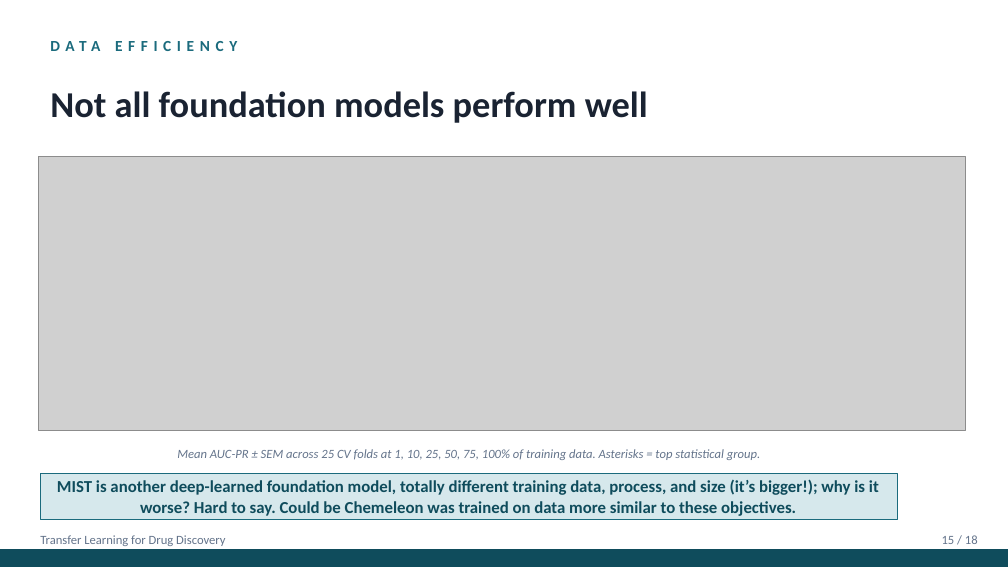
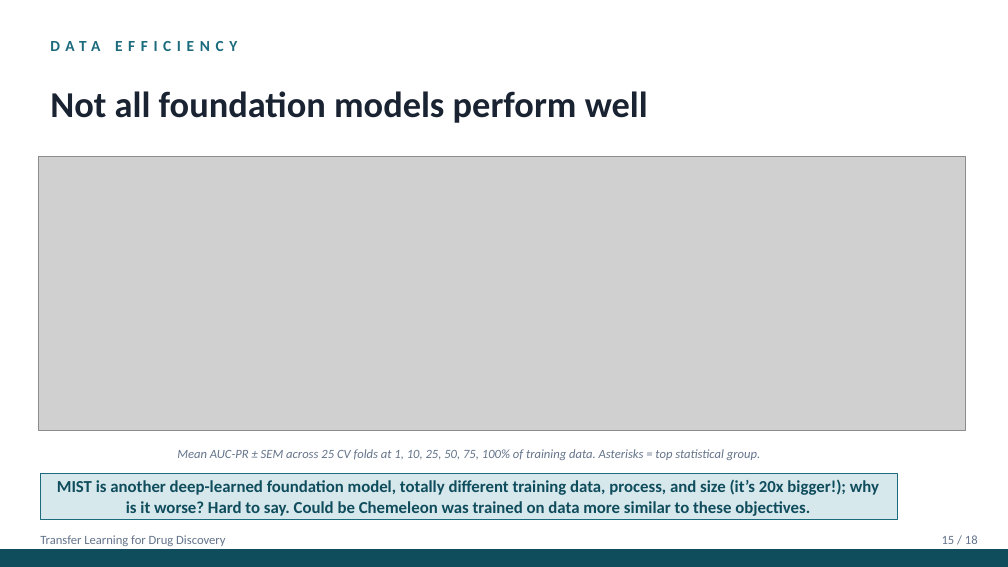
Before and after one commit to rgasper/transfer-learning-drug-discovery, a slide deck: slide 16 of presentation.pptx. Drawn at 1008x567 pixels with LibreOffice and Linux fonts; fonts in the diff are those of the drawing; grey boxes stand for pictures. Boxes give left, top, right and bottom in pixels: in the first picture for what was removed or moved away, otherwise in the second. Text is boxed around its words. In the diff, an @@ line names an element or a change of style, - is before the commit and + after.

```diff
--- a/presentation.pptx
+++ b/presentation.pptx
@@ text at [57, 480, 879, 516]: text changed @@
-MIST is another deep-learned foundation model, totally different training data, process, and size (it’s bigger!); why is it worse? Hard to say. Could be Chemeleon was trained on data more similar to these objectives.
+MIST is another deep-learned foundation model, totally different training data, process, and size (it’s 20x bigger!); why is it worse? Hard to say. Could be Chemeleon was trained on data more similar to these objectives.
```
